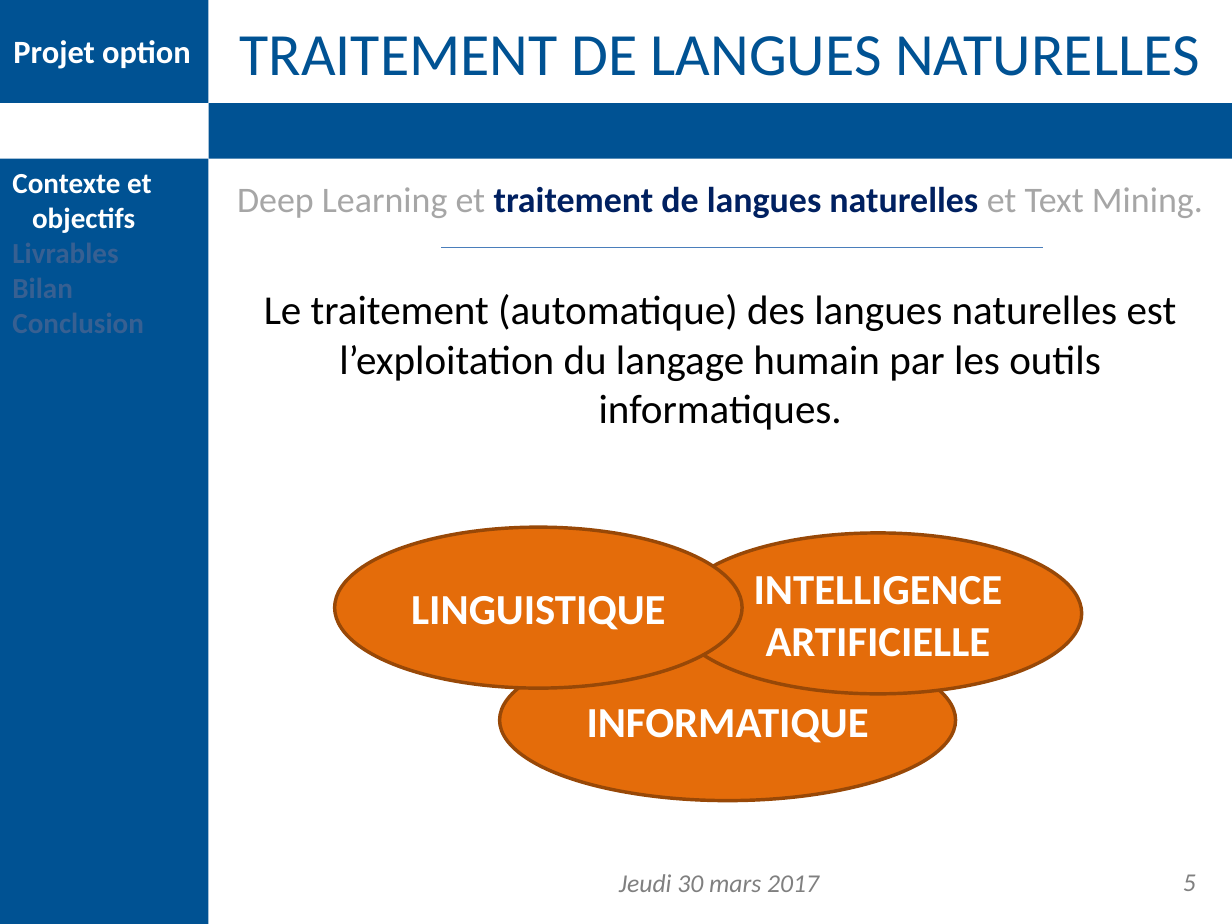
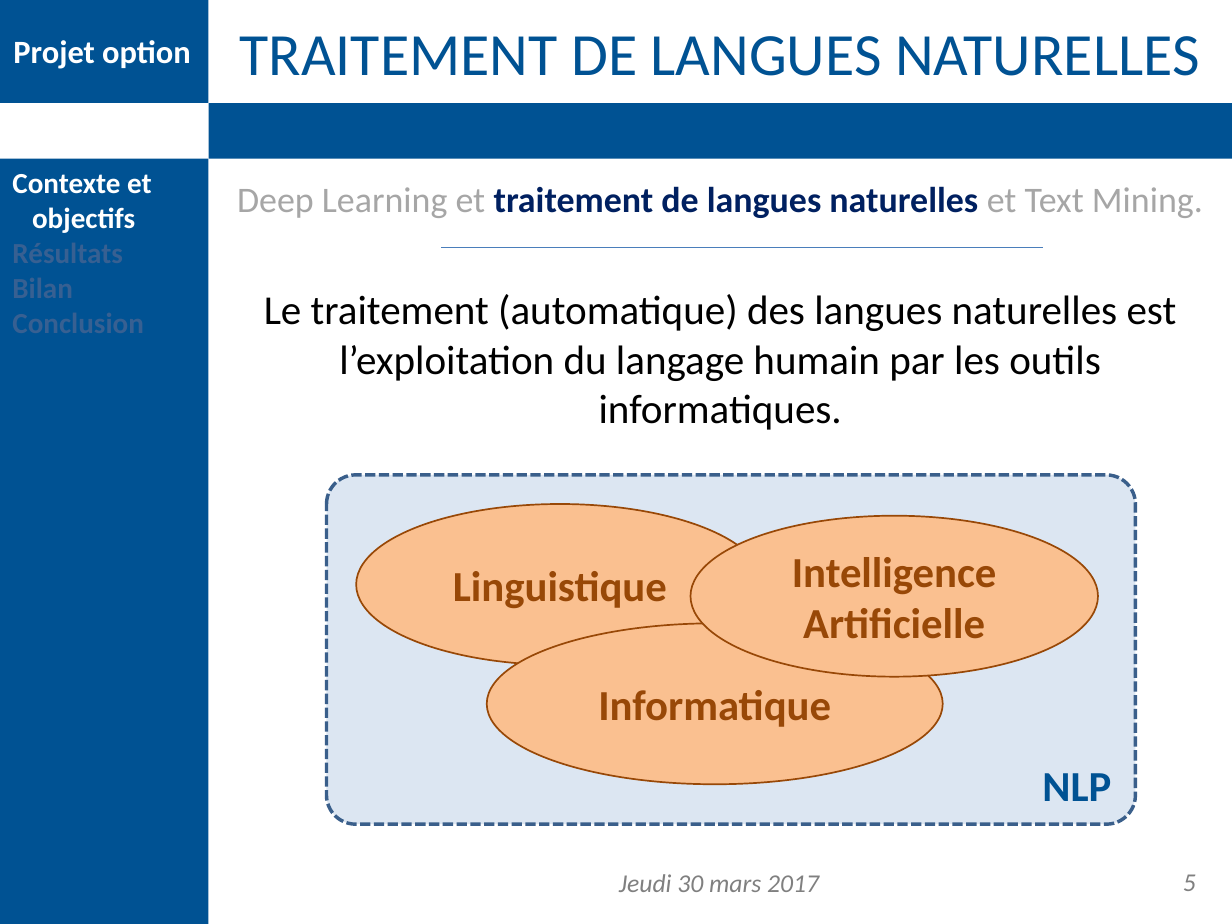
Before and after one commit to DDouteaux/Projet_option_info, a slide deck: slide 5 of Présentation finale/presentation_finale.pptx. Drawn at 1232x924 pixels with LibreOffice and Linux fonts; fonts in the diff are those of the drawing; background and template pictures are left out. Boxes give left, top, right and bottom in pixels: in the first picture for what was removed or moved away, otherwise in the second. Text is boxed around its words. In the diff, an @@ line names an element or a change of style, - is before the commit and + after.

```diff
--- a/Présentation finale/presentation_finale.pptx
+++ b/Présentation finale/presentation_finale.pptx
@@ text at box(12, 174, 152, 233): text changed @@
-Livrables
+Résultats
@@ rounded rectangle added at box(326, 474, 1136, 823), fill #DCE6F2, outline #3A5F8C 2 pt dashed @@
@@ fill #E46C0A to #FAC090; outline #984807 2 pt to #984807 1 pt in 3 elements at box(487, 623, 942, 785), box(690, 516, 1098, 678), box(356, 504, 764, 665) @@
@@ ellipse "Linguistique": place and size @@
-ellipse "Linguistique" at box(335, 527, 743, 689)
+ellipse "Linguistique" at box(356, 504, 764, 665)
@@ ellipse "Intelligence Artificielle": place and size @@
-ellipse "Intelligence Artificielle" at box(674, 533, 1082, 695)
+ellipse "Intelligence Artificielle" at box(690, 516, 1098, 678)
@@ text in ellipse at box(792, 557, 997, 639): text changed; text colour #FFFFFF to #984807 @@
-INTELLIGENCE ARTIFICIELLE
+Intelligence Artificielle
@@ text in ellipse at box(453, 571, 667, 608): text changed; text colour #FFFFFF to #984807 @@
-LINGUISTIQUE
+Linguistique
@@ ellipse "Informatique": place and size @@
-ellipse "Informatique" at box(500, 639, 956, 801)
+ellipse "Informatique" at box(487, 623, 942, 785)
@@ text in ellipse at box(598, 690, 831, 727): text changed; text colour #FFFFFF to #984807 @@
-INFORMATIQUE
+Informatique
@@ text added at box(1042, 773, 1111, 801), 25 pt, text #005293, bold @@
+NLP
```
Also in this commit, not shown: 15 other slides changed, 1 other file.
